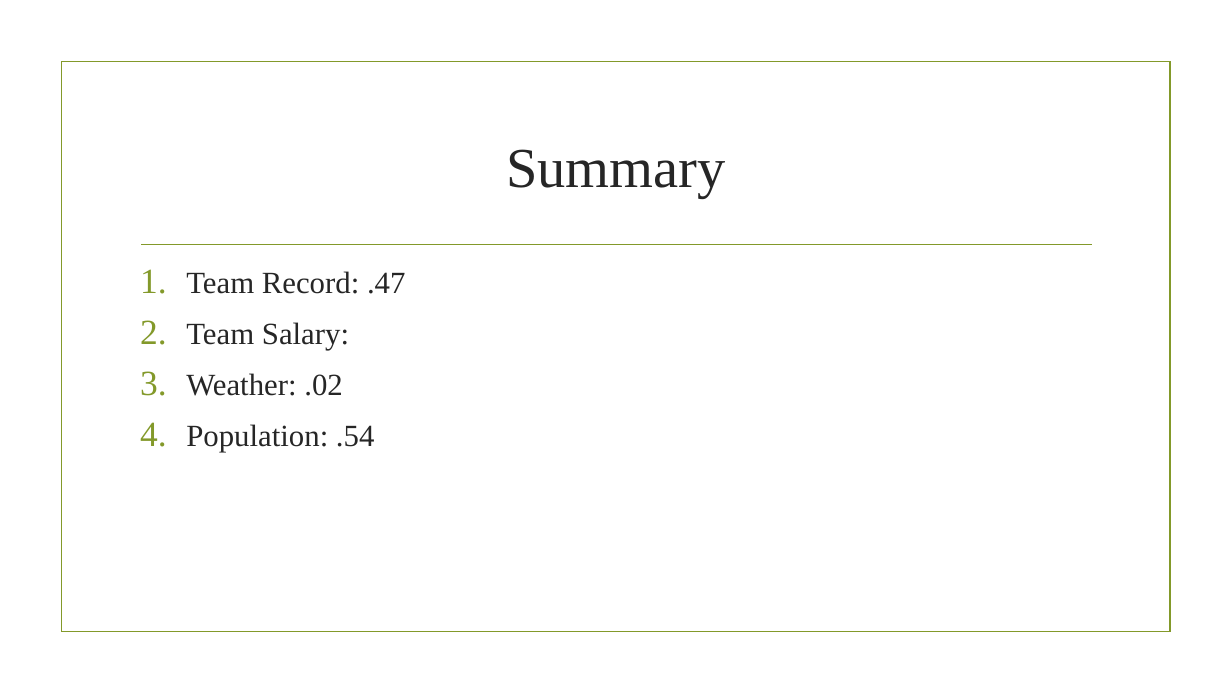
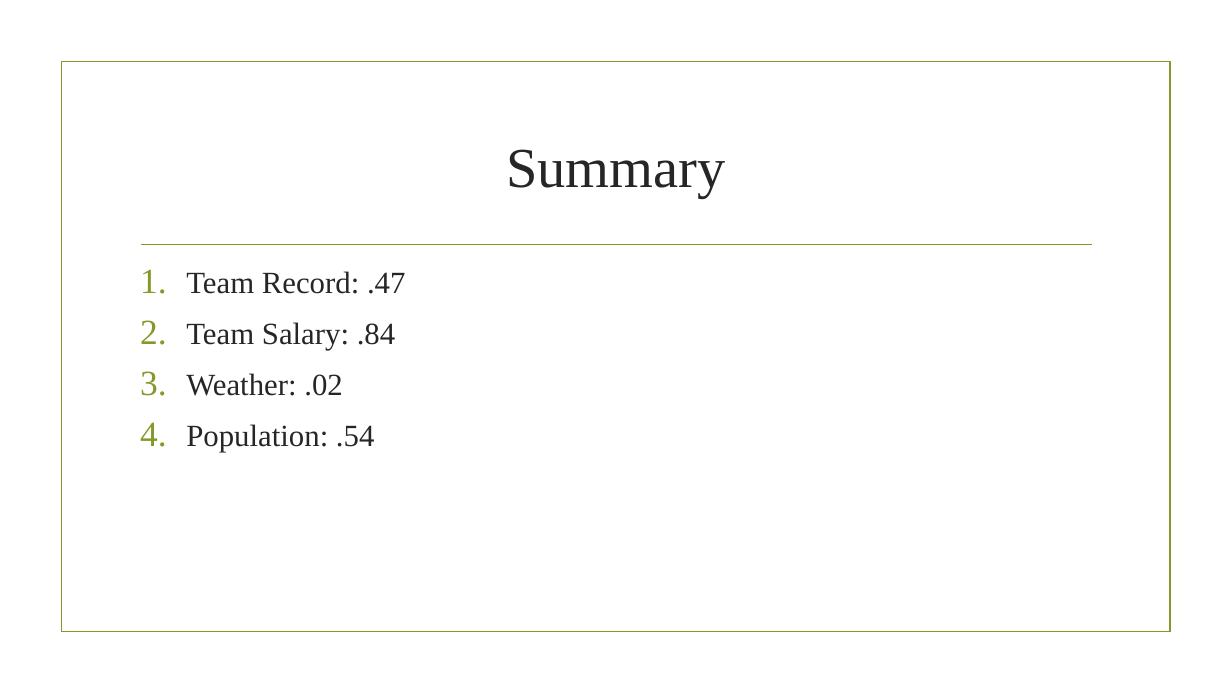
Before and after one commit to Dshashek/Red-Team-Project-1, a slide deck: slide 29 of Slides/Red Team Presentation.pptx (slide 25 before the commit). Drawn at 1232x693 pixels with LibreOffice and Linux fonts; fonts in the diff are those of the drawing; background and template pictures are left out. Boxes give left, top, right and bottom in pixels: in the first picture for what was removed or moved away, otherwise in the second. Text is boxed around its words. In the diff, an @@ line names an element or a change of style, - is before the commit and + after.

```diff
--- a/Slides/Red Team Presentation.pptx
+++ b/Slides/Red Team Presentation.pptx
@@ text at bbox=[186, 322, 396, 350]: text changed @@
-2. Team Salary:
+2. Team Salary: .84
```
Also in this commit, not shown: 2 other slides changed, 5 slides added.
